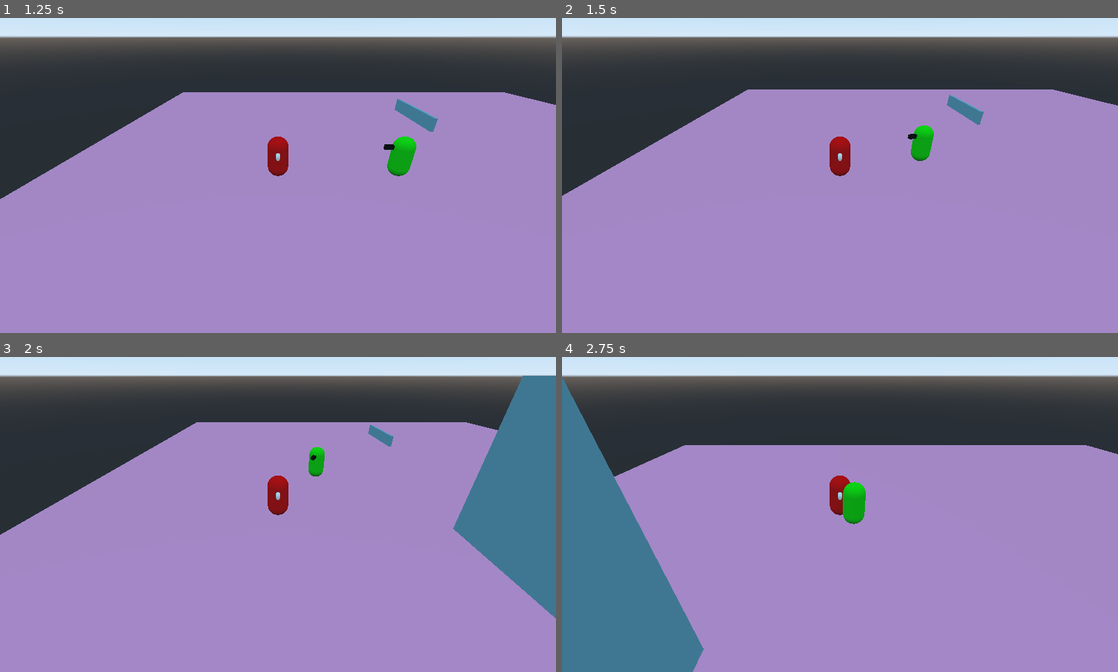
Above: before the commit, frames 1-4 (two rows, left to right).
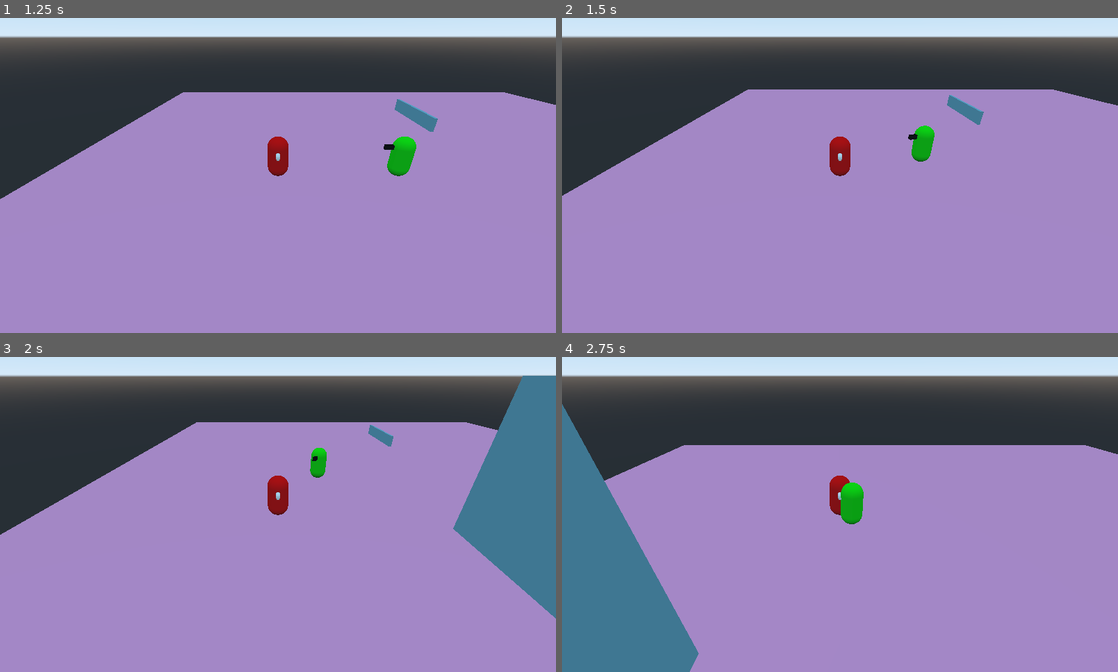
Above: after the commit, the same moments.

Repository: EispriStic/HumanZ
Game: Godot game, scene res://Scenes/TestWorld.tscn
Same seed, same stepped clock (60 frames per second), same inputs: the game is played once before the commit and once after it.
Inputs:
- Up to frame 1 (1.25 s): tap Enter at 0.5 s; hold Right (ui_right) from 0.53 s (still down); tap Ctrl (accroupie) at 0.6 s
- Up to frame 2 (1.5 s): release Right (ui_right) at 1.28 s; hold Down (ui_down) from 1.28 s (still down); tap Ctrl (accroupie) at 1.35 s
- Up to frame 3 (2 s): keep holding Down (ui_down)
- Up to frame 4 (2.75 s): release Down (ui_down) at 2.03 s; hold Right (ui_right) from 2.03 s (still down); tap Q (camera_left) at 2.1 s; tap Ctrl (accroupie) at 2.3 s

Frame 1 is identical in both runs. In frame 2, less than 0.1% of the frame differs, in the area x 62-67%, y 34-46%; in frame 3, less than 0.1%; in frame 4, 1.8%, in the area x 0-100%, y 6-100%.

Commit message:
ZOMBIE - détection son par le débile

Diff:
--- a/Scenes/Joueur.tscn
+++ b/Scenes/Joueur.tscn
@@ -38,3 +38,11 @@
 
 [node name="Camera" type="Camera" parent="PositionCam"]
 transform = Transform( 1, 0, 0, 0, 0.866025, 0.5, 0, -0.5, 0.866025, -8.74228e-07, 6, 10 )
+
+[node name="Bruit" type="Area" parent="."]
+collision_mask = 0
+
+[node name="CollisionShape" type="CollisionShape" parent="Bruit"]
+transform = Transform( 0.999848, 0.0174524, -7.62869e-10, 0, -4.37114e-08, -1, -0.0174524, 0.999848, -4.37047e-08, 0, 1, 0 )
+shape = SubResource( 4 )
+disabled = true
--- a/Scenes/TestWorld.tscn
+++ b/Scenes/TestWorld.tscn
@@ -1,7 +1,7 @@
 [gd_scene load_steps=12 format=2]
 
 [ext_resource path="res://Scenes/Joueur.tscn" type="PackedScene" id=1]
-[ext_resource path="res://Scenes/ZombieSmart.tscn" type="PackedScene" id=2]
+[ext_resource path="res://Scenes/Zombie.tscn" type="PackedScene" id=2]
 
 [sub_resource type="NavigationMesh" id=7]
 vertices = PoolVector3Array( -6.8, 0.4, -14.3, -2, 0.4, -14.6, -2, 0.4, -19.4, -10.7, 0.4, -19.4, -6.8, 0.4, -9.8, -6.8 …(1172 unchanged characters)…
@@ -59,7 +59,7 @@
 [node name="House" type="StaticBody" parent="Navigation/NavigationMeshInstance"]
 transform = Transform( 1, 0, 0, 0, 1, 0, 0, 0, 1, -3, 0, -11 )
 collision_layer = 4
-collision_mask = 3
+collision_mask = 0
 
 [node name="Mesh" type="MeshInstance" parent="Navigation/NavigationMeshInstance/House"]
 transform = Transform( 1, 0, 0, 0, 1, 0, 0, 0, 1, 0, 3, 0 )
@@ -73,7 +73,7 @@
 [node name="Muret" type="StaticBody" parent="Navigation/NavigationMeshInstance"]
 transform = Transform( 1, 0, 0, 0, 1, 0, 0, 0, 1, -3, 0, 9 )
 collision_layer = 4
-collision_mask = 3
+collision_mask = 0
 
 [node name="Mesh" type="MeshInstance" parent="Navigation/NavigationMeshInstance/Muret"]
 transform = Transform( 1, 0, 0, 0, 1, 0, 0, 0, 1, 0, 0.5, 0 )
@@ -87,4 +87,4 @@
 [node name="Joueur" parent="." instance=ExtResource( 1 )]
 transform = Transform( 1, 0, 0, 0, 1, 0, 0, 0, 1, 12, 0, 0 )
 
-[node name="ZombieSmart" parent="." instance=ExtResource( 2 )]
+[node name="Zombie" parent="." instance=ExtResource( 2 )]
--- a/Scenes/Zombie.tscn
+++ b/Scenes/Zombie.tscn
@@ -39,6 +39,7 @@
 
 [node name="Vue" type="Area" parent="."]
 collision_layer = 0
+monitorable = false
 
 [node name="CollisionPolygon" type="CollisionPolygon" parent="Vue"]
 transform = Transform( 1, 0, 0, 0, -4.37114e-08, 1, 0, -1, -4.37114e-08, 0, 1, 0 )
@@ -53,13 +54,11 @@
 
 [node name="Son" type="Area" parent="."]
 collision_layer = 0
-monitoring = false
-monitorable = false
 
 [node name="CollisionShape" type="CollisionShape" parent="Son"]
 transform = Transform( 1, 0, 0, 0, 1, 0, 0, 0, 1, 0, 1, 0 )
 shape = SubResource( 4 )
-disabled = true
 
 [connection signal="body_entered" from="Vue" to="." method="_on_Vue_body_entered"]
 [connection signal="body_exited" from="Vue" to="." method="_on_Vue_body_exited"]
+[connection signal="area_entered" from="Son" to="." method="_on_Son_area_entered"]
--- a/Scripts/Classes/Joueur.gd
+++ b/Scripts/Classes/Joueur.gd
@@ -7,14 +7,7 @@
 var restRot = rotation.y
 var accroupie = false
 
-# Called when the node enters the scene tree for the first time.
-func _ready():
-	pass # Replace with function body.
-
-
-
 func _physics_process(delta):
-
 	var direction_ground := Vector2(
 		Input.get_action_strength("ui_right") - Input.get_action_strength("ui_left"),
 		Input.get_action_strength("ui_down") - Input.get_action_strength("ui_up")).normalized()
@@ -34,9 +27,12 @@
 		direction_ground.y * actual_speed)
 
 	move_and_slide(velocity,Vector3.UP)
+	if(!accroupie and (velocity.x != 0 or velocity.z != 0)):
+		$Bruit/CollisionShape.disabled = false
+	else:
+		$Bruit/CollisionShape.disabled = true
 
-
-func _input(event):
+func _input(_event):
 	if(Input.is_action_just_pressed("camera_left")):
 		restRot += PI/2
 	if(Input.is_action_just_pressed("camera_right")):
--- a/Scripts/Classes/Zombie.gd
+++ b/Scripts/Classes/Zombie.gd
@@ -1,7 +1,7 @@
 extends KinematicBody
 
 export(int) var speed = 5
-var cible = null
+var cible_vue = null
 var velocity_y := 0.0
 
 func _physics_process(delta):
@@ -13,17 +13,17 @@
 #				print("HURT")
 
 func _deplacement(delta:float):
-	if cible != null :
+	if cible_vue != null :
 		var space_state = get_world().direct_space_state
 		# use global coordinates, not local to node
 
-		var result = space_state.intersect_ray(get_node("CollisionShape").global_transform.origin, cible.get_node("CollisionShape").global_transform.origin, [self])
+		var result = space_state.intersect_ray(get_node("CollisionShape").global_transform.origin, cible_vue.get_node("CollisionShape").global_transform.origin, [self])
 		if not result.empty() && result.collider.is_in_group("Joueur"):
-			var vec = cible.translation
+			var vec = cible_vue.translation
 			vec.y = $Vue.translation.y
 			$Vue.look_at(vec, Vector3.UP)
 
-			var direction = translation.direction_to(cible.translation) * speed
+			var direction = translation.direction_to(cible_vue.translation) * speed
 			if not is_on_floor():
 				velocity_y -= Global.gravity * delta
 				direction.y = velocity_y
@@ -32,7 +32,10 @@
 			move_and_slide(direction, Vector3.UP)
 
 func _on_Vue_body_entered(body):
-	cible = body
+	cible_vue = body
 
 func _on_Vue_body_exited(body):
-	cible = null
+	cible_vue = null
+
+func _on_Son_area_entered(area):
+	cible_vue = area.get_parent()
--- a/Scripts/Classes/ZombieSmart.gd
+++ b/Scripts/Classes/ZombieSmart.gd
@@ -5,11 +5,11 @@
 var cible_position = Vector3.ZERO
 
 func _deplacement(delta:float):
-	if cible != null:
+	if cible_vue != null:
 		var space_state = get_world().direct_space_state
-		var result = space_state.intersect_ray(get_node("CollisionShape").global_transform.origin, cible.get_node("CollisionShape").global_transform.origin, [self])
+		var result = space_state.intersect_ray(get_node("CollisionShape").global_transform.origin, cible_vue.get_node("CollisionShape").global_transform.origin, [self])
 		if not result.empty() && result.collider.is_in_group("Joueur"):
-			var vec = cible.translation
+			var vec = cible_vue.translation
 			vec.y = $Vue.translation.y
 			$Vue.look_at(vec, Vector3.UP)
 			if($Timer.is_stopped()):
@@ -31,17 +31,17 @@
 		move_and_slide(direction, Vector3.UP)
 
 func find_path():
-	if(cible_position != cible.translation):
-		cible_position = cible.translation
-		path = get_parent().get_node("Navigation").get_simple_path(translation, cible.translation)
+	if(cible_position != cible_vue.translation):
+		cible_position = cible_vue.translation
+		path = get_parent().get_node("Navigation").get_simple_path(translation, cible_vue.translation)
 		i_path = 1
 
 
 func _on_Vue_body_entered(body):
-	cible = body
+	cible_vue = body
 	find_path()
 	$Timer.start()
 
 func _on_Vue_body_exited(body):
-	cible = null
+	cible_vue = null
 	$Timer.stop()
